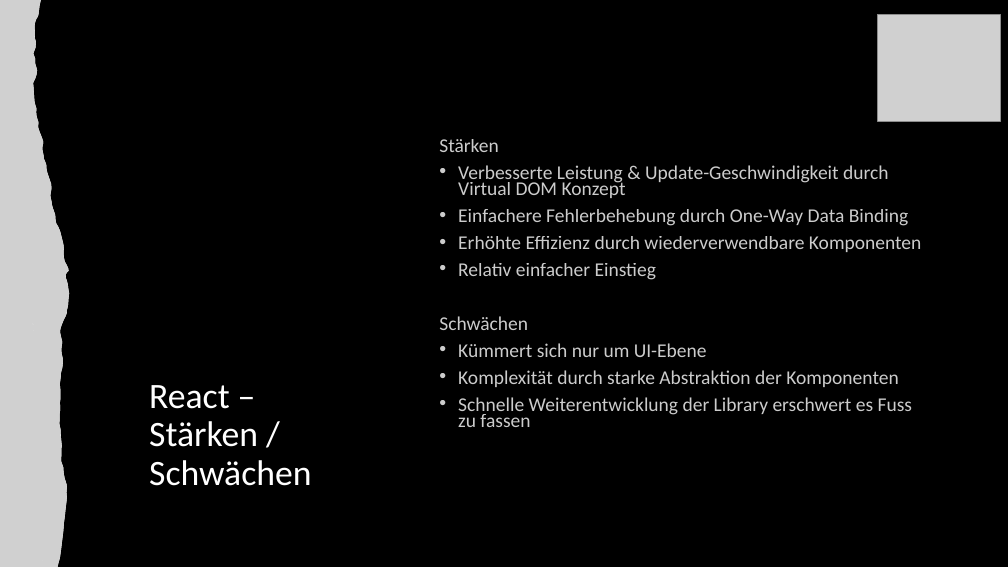
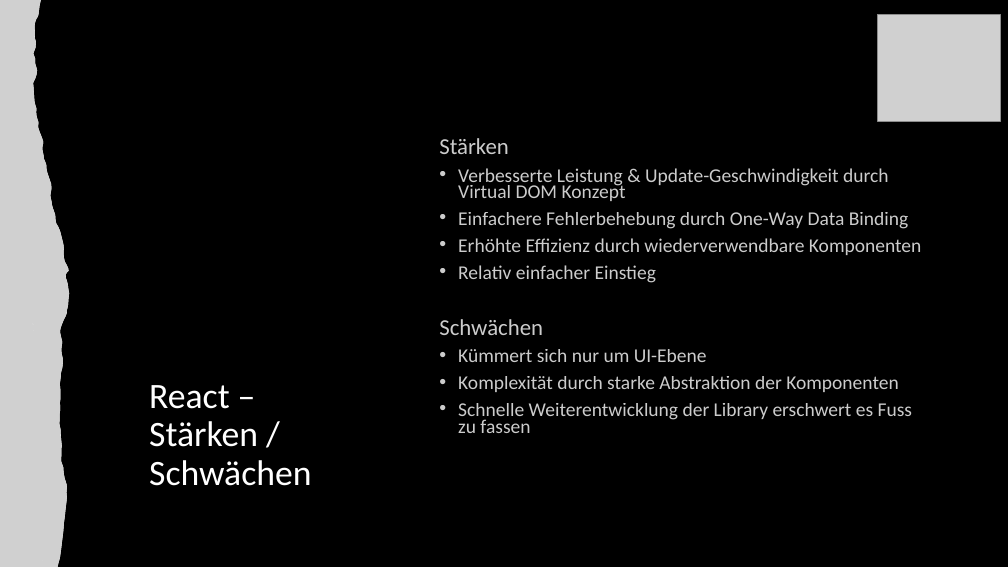
Before and after one commit to anna-staub/leiterlispiel, a slide deck: slide 9 of documents/JavaScript_Libraries/Gruppe_C_Praesentation_JSLibraries.pptx. Drawn at 1008x567 pixels with LibreOffice and Linux fonts; fonts in the diff are those of the drawing; grey boxes stand for pictures. Boxes give left, top, right and bottom in pixels: in the first picture for what was removed or moved away, otherwise in the second. Text is boxed around its words. In the diff, an @@ line names an element or a change of style, - is before the commit and + after.

```diff
--- a/documents/JavaScript_Libraries/Gruppe_C_Praesentation_JSLibraries.pptx
+++ b/documents/JavaScript_Libraries/Gruppe_C_Praesentation_JSLibraries.pptx
@@ text at (439,138,543,335): size 18.6 to 21.7 pt in "Stärken", "Schwächen" @@
```
Also in this commit, not shown: 3 other slides changed, 1 other file.
